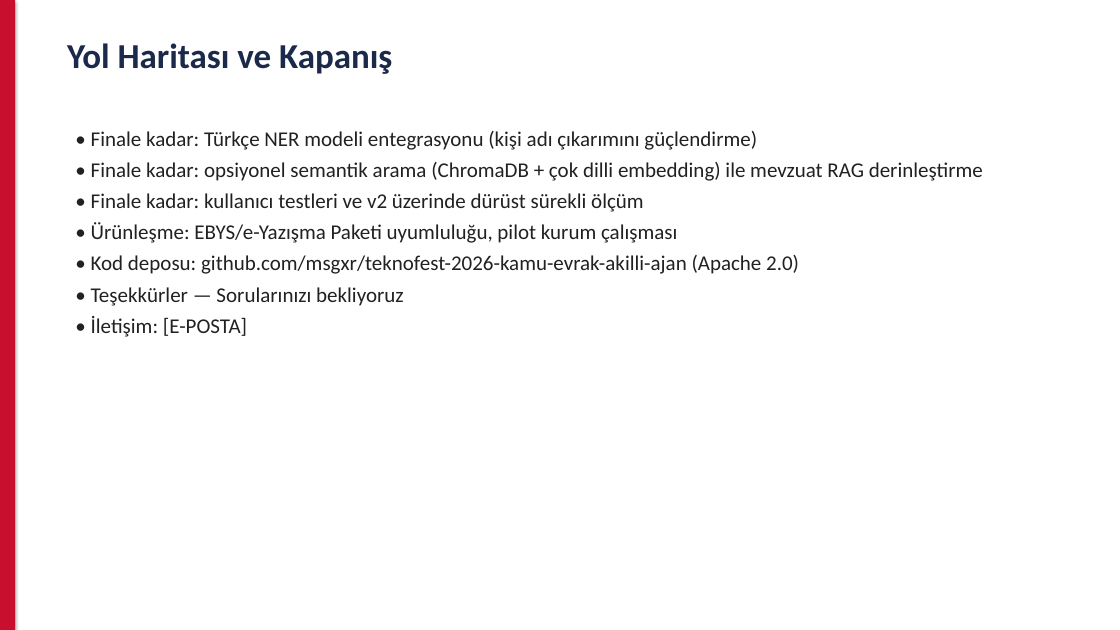
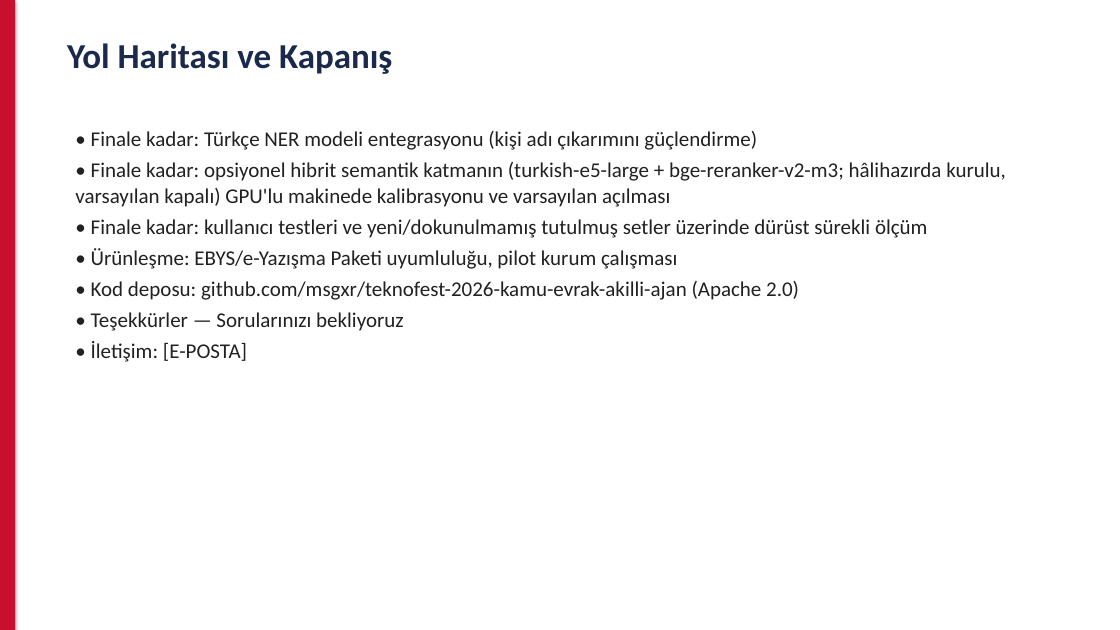
Before and after one commit to msgxr/teknofest-2026-kamu-evrak-akilli-ajan, a slide deck: slide 12 of presentations/on_degerlendirme_sunumu.pptx. Drawn at 1120x630 pixels with LibreOffice and Linux fonts; fonts in the diff are those of the drawing. Boxes give left, top, right and bottom in pixels: in the first picture for what was removed or moved away, otherwise in the second. Text is boxed around its words. In the diff, an @@ line names an element or a change of style, - is before the commit and + after.

```diff
--- a/presentations/on_degerlendirme_sunumu.pptx
+++ b/presentations/on_degerlendirme_sunumu.pptx
@@ text at (75,162,1006,238): text changed @@
-• Finale kadar: opsiyonel semantik arama (ChromaDB + çok dilli embedding) ile mevzuat RAG derinleştirme
-• Finale kadar: kullanıcı testleri ve v2 üzerinde dürüst sürekli ölçüm
+• Finale kadar: opsiyonel hibrit semantik katmanın (turkish-e5-large + bge-reranker-v2-m3; hâlihazırda kurulu, varsayılan kapalı) GPU'lu makinede kalibrasyonu ve varsayılan açılması
+• Finale kadar: kullanıcı testleri ve yeni/dokunulmamış tutulmuş setler üzerinde dürüst sürekli ölçüm
```
Also in this commit, not shown: 2 other slides changed, 1 other file.
